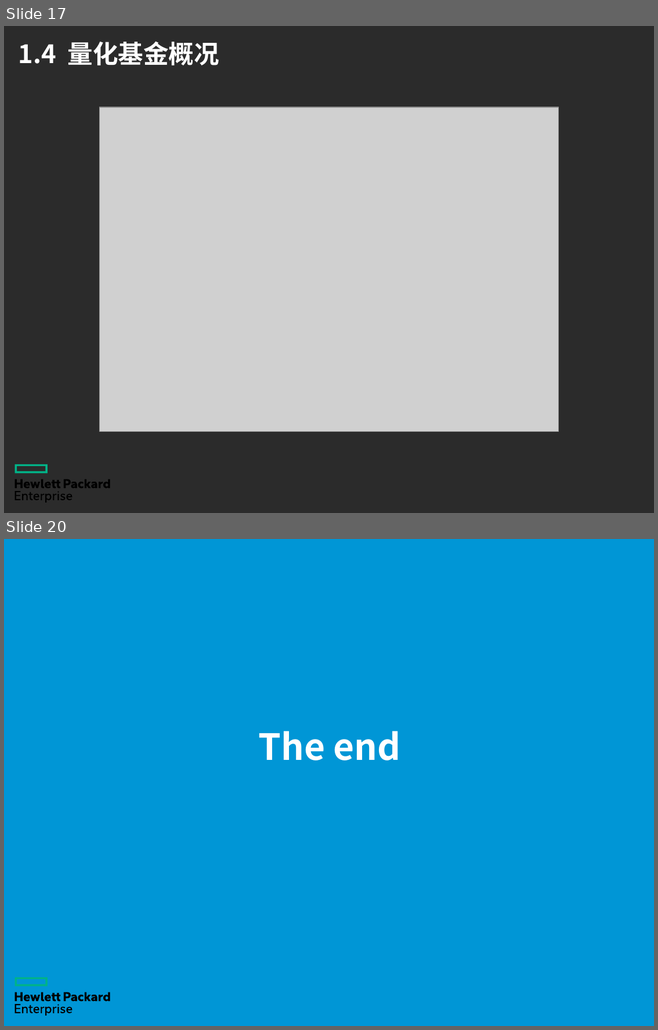
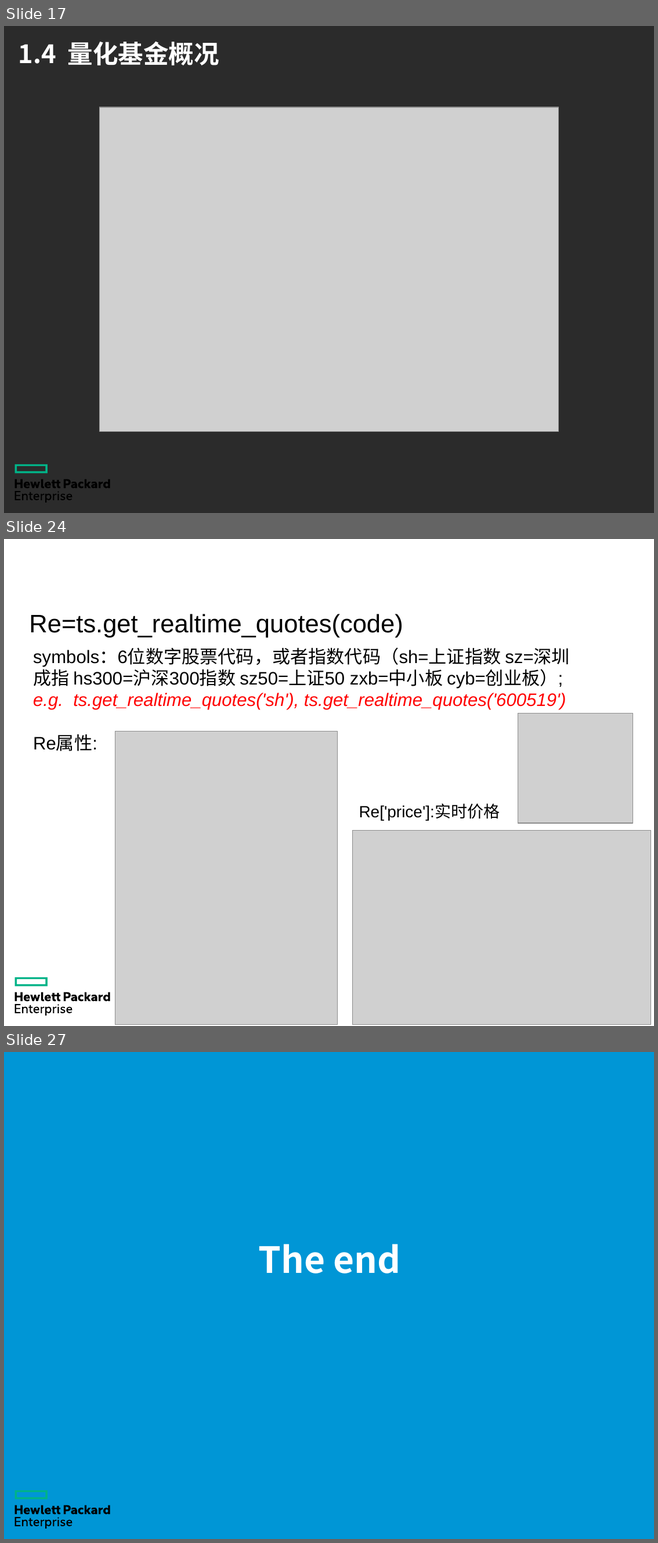
Before and after one commit to chrgu000/JuXin, a slide deck: Original/Files/慧与大数据/量化投资交易.pptx. Shown one above the other, each under a label of ours: slides 17 and 20 before the commit, slides 17, 24 and 27 after it; the slides between them are not shown. The pictures are 658x1030 and 658x1543 pixels, drawn with LibreOffice and Linux fonts; fonts in the diff are those of the drawing; grey boxes stand for pictures; background and template pictures are left out; a plain dark background stands for a picture behind light text. Boxes give left, top, right and bottom in pixels: in the first picture for what was removed or moved away, otherwise in the second. Text is boxed around its words. In the diff, an @@ line names an element or a change of style, - is before the commit and + after.

```diff
--- a/Original/Files/慧与大数据/量化投资交易.pptx
+++ b/Original/Files/慧与大数据/量化投资交易.pptx
@@ slide 24 added at [4,539,654,1026], background picture (left out); not listed: 2 template elements that a slide beside it also shows @@
@@ text added at [29,614,402,638], 28 pt, text #000000 @@
+Re=ts.get_realtime_quotes(code)
@@ title added at [33,649,500,667], 28 pt, text #FFFFFF, bold @@
+2.1 数据获取tushare
@@ text added at [33,649,570,751], 20 pt, text #000000 @@
+symbols：6位数字股票代码，或者指数代码（sh=上证指数 sz=深圳成指 hs300=沪深300指数 sz50=上证50 zxb=中小板 cyb=创业板）;
+e.g. ts.get_realtime_quotes('sh'), ts.get_realtime_quotes('600519')
+Re属性:
@@ picture added at [518,713,633,823] @@
@@ picture added at [115,732,338,1025] @@
@@ text added at [359,805,500,820], 18 pt, text #000000 @@
+Re['price']:实时价格
@@ picture added at [352,831,650,1025] @@
@@ what was slide 20 is now slide 27 @@
```
Also in this commit, not shown: 2 slides changed, 6 other slides added, 6 other files.
